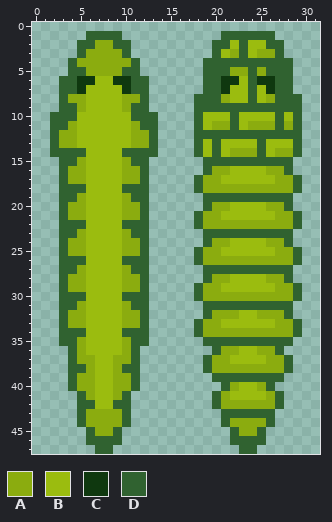
File history of a pixel-art file, Aseprite/Snake.aseprite. The first picture shows the starting point.
32x48 pixels, 1 frame.
Palette (. is transparent): A #8bac0f  B #9bbc0f  C #0f380f  D #306230
Pixels before, first column x 2:
 1 ....DDDD...........DDDDDD...
 2 ...DDAADD.........DDBDBBDD..
 3 ...DAAAAD.........DBADBAAD..
 4 ..DAAAAAAD.......DDDDDDDDDD.
 5 ..DDAAAADD.......DDDAADADDD.
 6 .DDCCBBCCDD......DDCCBDCCDD.
 7 .DDCBBBBCDD......DDCBBDBCDD.
 8 .DAABBBBAAD.....DDDABBDBADDD
 9 .DDABBBBADD.....DDDDDDDDDDDD
10 DDDBBBBBBDDD....DBBBDBBBBDBD
11 DDABBBBBBADD....DBAADBAAADAD
12 DAABBBBBBAAD....DDDDDDDDDDDD
13 DAABBBBBBAAD....DBDBBBBDBBBD
14 DDDDBBBBDDDD....DBDBAAADBAAD
15 .DDABBBBADD......DDDDDDDDDD.
16 .DAABBBBAAD......DAABBBBAAD.
17 .DAABBBBAAD.....DAABBBBBBAAD
18 .DDDBBBBDDD.....DAAAAAAAAAAD
19 .DDABBBBADD......DDDDDDDDDD.
20 .DAABBBBAAD......DAABBBBAAD.
21 .DAABBBBAAD.....DAABBBBBBAAD
22 .DDDBBBBDDD.....DAAAAAAAAAAD
23 .DDABBBBADD......DDDDDDDDDD.
24 .DAABBBBAAD......DAABBBBAAD.
25 .DAABBBBAAD.....DAABBBBBBAAD
26 .DDDBBBBDDD.....DAAAAAAAAAAD
27 .DDABBBBADD......DDDDDDDDDD.
28 .DAABBBBAAD......DAABBBBAAD.
29 .DAABBBBAAD.....DAABBBBBBAAD
30 .DDDBBBBDDD.....DAAAAAAAAAAD
31 .DDABBBBADD......DDDDDDDDDD.
32 .DAABBBBAAD......DAAABBAAAD.
33 .DAABBBBAAD.....DAABBBBBBAAD
34 .DDDBBBBDDD.....DAAAAAAAAAAD
35 .DDABBBBADD......DDDDDDDDDD.
36 ..DABBBBAD........DAABBAAD..
37 ..DAABBAAD.......DAABBBBAAD.
38 ..DDABBADD.......DAAAAAAAAD.
39 ..DAABBAAD........DDDDDDDD..
40 ..DAABBAAD.........DABBAD...
41 ...DABBAD.........DABBBBAD..
42 ...DDBBDD.........DAAAAAAD..
43 ...DAAAAD..........DDDDDD...
44 ...DAAAAD..........DAAAAD...
45 ....DAAD............DAAD....
46 ....DDDD............DDDD....
47 .....DD..............DD.....
The same view after the edit:
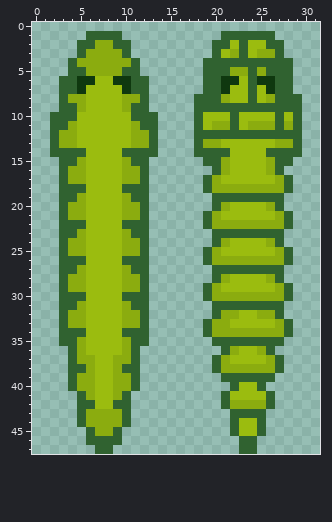
Log entry: update brick and marmelade snake skin sprites
From old to new:
Colour B becomes colour A in row 13 at x 19 and 27 to 28; in row 33 at x 21.
Colour D becomes colour A in row 13 at x 20; in row 15 at x 21 and 26.
Colour A becomes colour B in row 14 at x 22 to 24; in rows 44 to 45 at x 23 to 24.
Colour D becomes colour B in rows 13 to 14 at x 25; in row 15 at x 22 to 25.
Colour A becomes colour D in row 14 at x 27 to 28; in row 16 at x 20 and 27; in rows 17 to 18 at x 19 and 28; in row 20 at x 20 and 27; in rows 21 to 22 at x 19 and 28; in row 24 at x 20 and 27.
Colour A becomes colour D in rows 25 to 26 at x 19 and 28; in row 28 at x 20 and 27; in rows 29 to 30 at x 19 and 28; in row 32 at x 20 and 27; in rows 33 to 34 at x 19 and 28; in row 36 at x 21 and 26.
Colour A becomes colour D in rows 37 to 38 at x 20 and 27; in row 40 at x 22 and 25; in rows 41 to 42 at x 21 and 26; in row 44 at x 22 and 25.
Colour B becomes colour D in row 14 at x 19, 21 and 26.
The edit erases colour D in row 16 at x 19 and 28; in rows 17 to 18 at x 18 and 29; in rows 19 to 20 at x 19 and 28; in rows 21 to 22 at x 18 and 29; in rows 23 to 24 at x 19 and 28; in rows 25 to 26 at x 18 and 29.
The edit erases colour D in rows 27 to 28 at x 19 and 28; in rows 29 to 30 at x 18 and 29; in rows 31 to 32 at x 19 and 28; in rows 33 to 34 at x 18 and 29; in row 35 at x 19 and 28; in row 36 at x 20 and 27.
The edit erases colour D in rows 37 to 38 at x 19 and 28; in row 39 at x 20 and 27; in row 40 at x 21 and 26; in rows 41 to 42 at x 20 and 27; in rows 43 to 44 at x 21 and 26; in row 46 at x 22 and 25.
